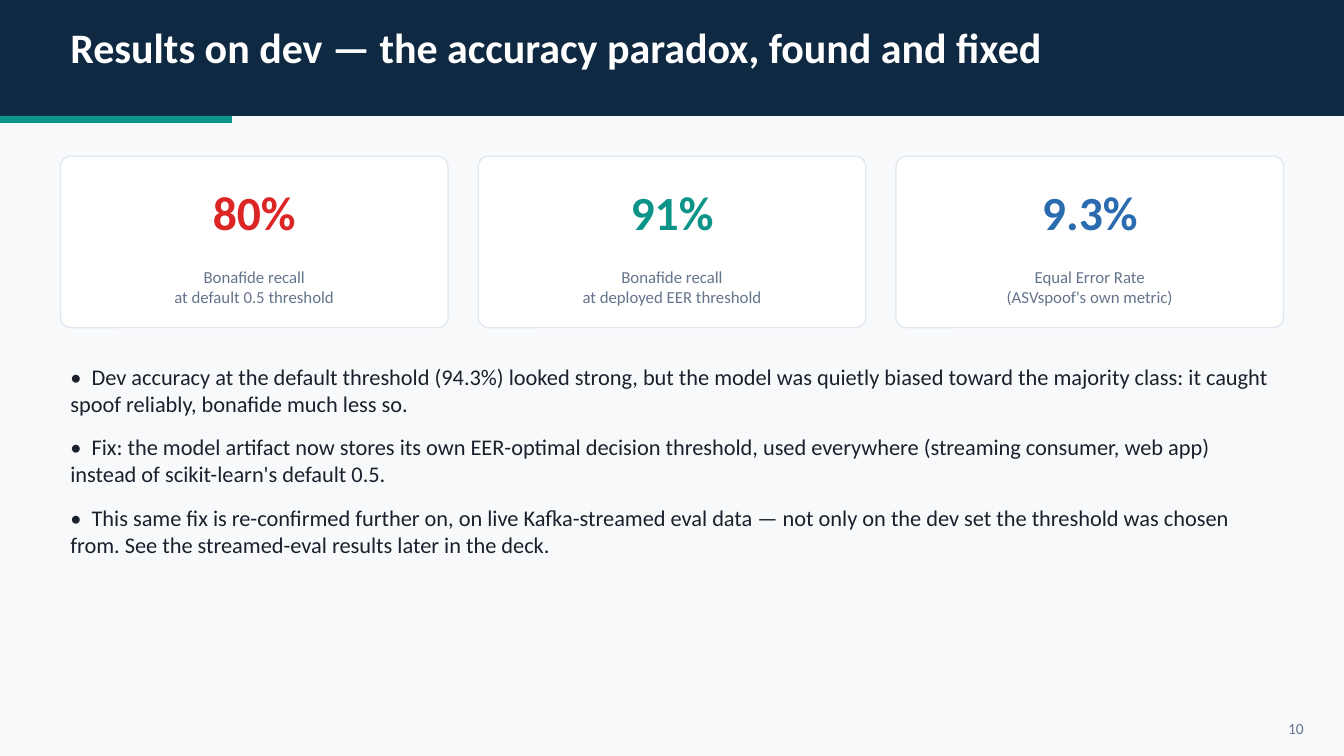
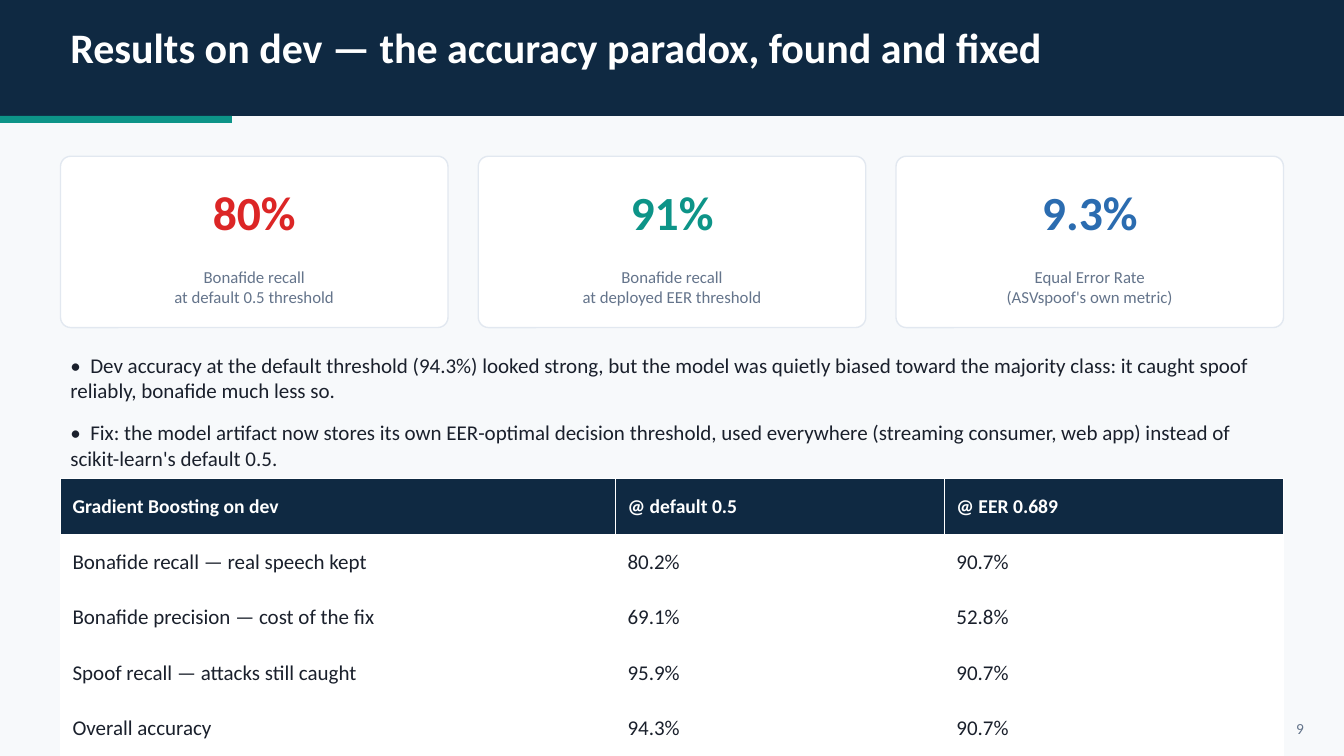
Before and after one commit to HadarBaum/asvspoof-voice-ai, a slide deck: slide 10 of docs/slides/slides.pptx (slide 11 before the commit). Drawn at 1344x756 pixels with LibreOffice and Linux fonts; fonts in the diff are those of the drawing. Boxes give left, top, right and bottom in pixels: in the first picture for what was removed or moved away, otherwise in the second. Text is boxed around its words. In the diff, an @@ line names an element or a change of style, - is before the commit and + after.

```diff
--- a/docs/slides/slides.pptx
+++ b/docs/slides/slides.pptx
@@ text "• Dev accuracy at the ...": place and size @@
-text "• Dev accuracy at the ..." at [70,369,1267,553]
+text "• Dev accuracy at the ..." at [70,358,1248,466]
@@ text "• Dev accuracy at the ..." at [70,358,1248,466]: size 16 to 15 pt @@
@@ table added at [60,479,1284,756], 6 rows, 3 columns @@
+Gradient Boosting on dev | @ default 0.5 | @ EER 0.689
+Bonafide recall — real speech kept | 80.2% | 90.7%
+Bonafide precision — cost of the fix | 69.1% | 52.8%
+Spoof recall — attacks still caught | 95.9% | 90.7%
+Overall accuracy | 94.3% | 90.7%
+Balanced accuracy — the honest headline | 88.0% | 90.7%
@@ text at [70,510,1229,553]: paragraph removed @@
-• This same fix is re-confirmed further on, on live Kafka-streamed eval data — not only on the dev set the threshold was chosen from. See the streamed-eval results later in the deck.
@@ text at [1296,724,1304,734]: text changed @@
-10
+9
```
Also in this commit, not shown: 15 other slides changed, 1 slide removed, 6 other files.
